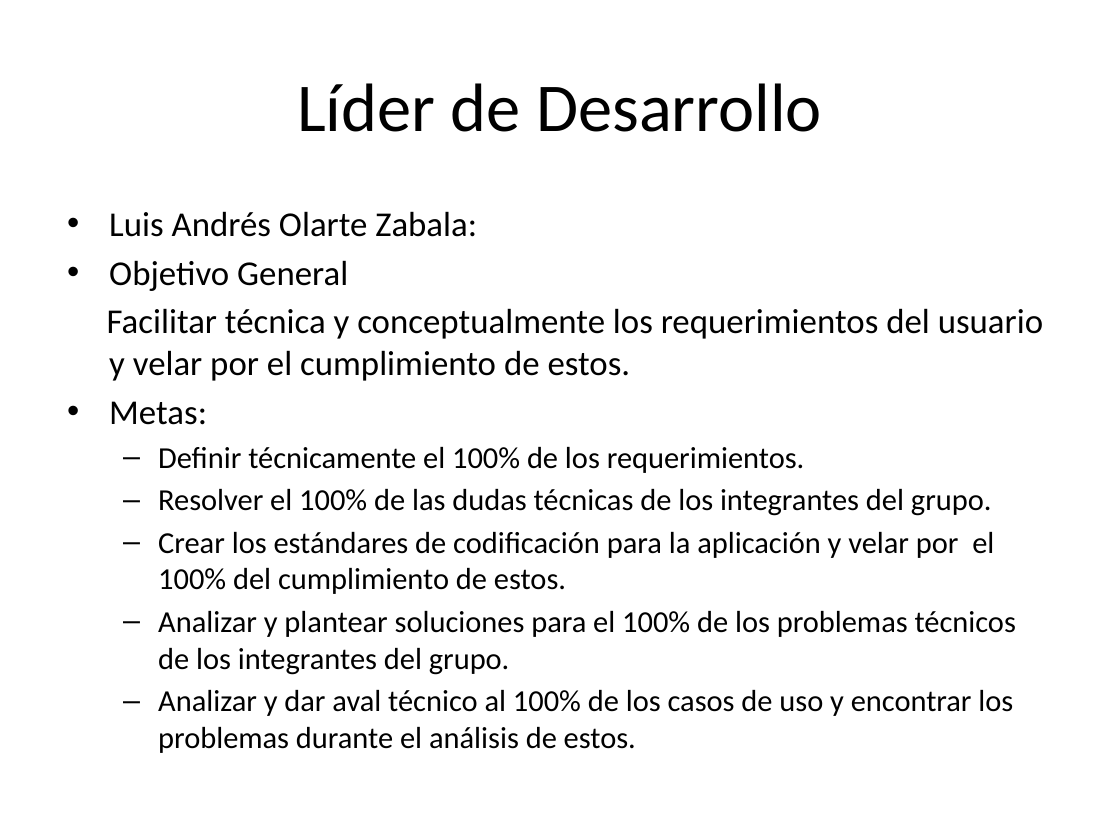
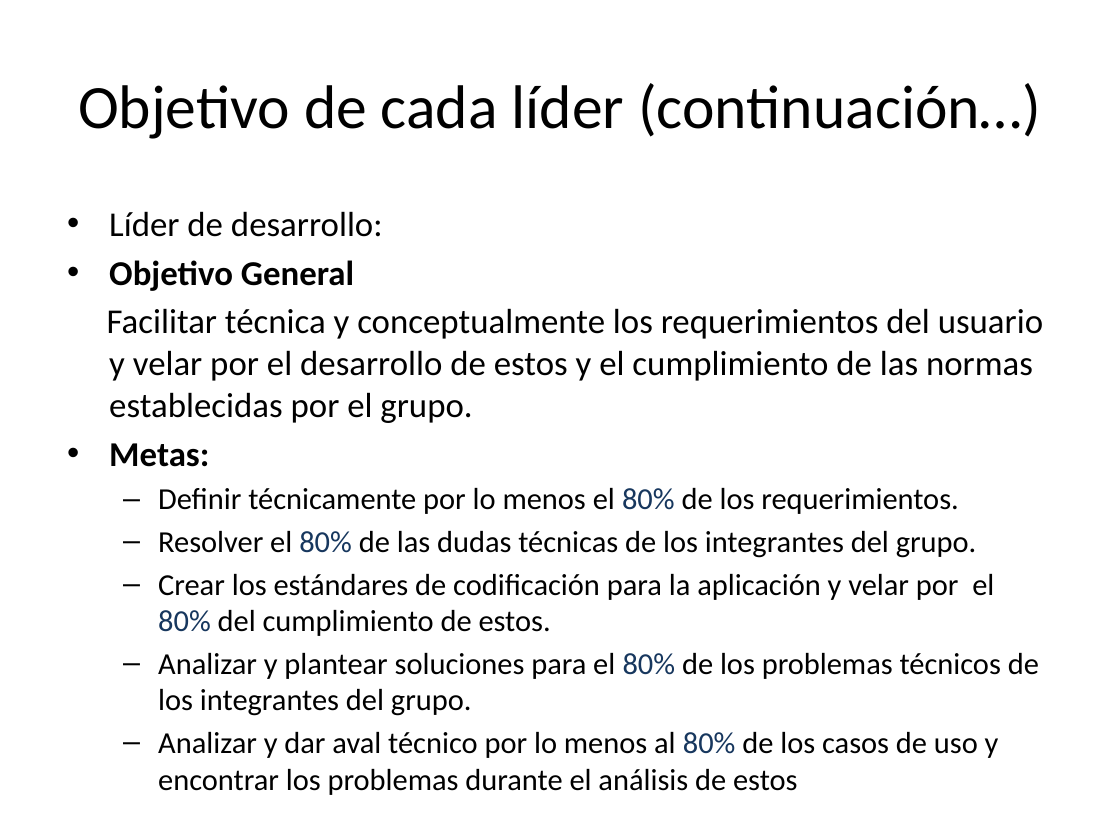
Before and after one commit to heberjp/proyecto-tsp-sistema-comidas-rapidas, a slide deck: slide 7 of 1 - Planeacion/2 - Estrategia/Vison General TCP.pptx (slide 13 before the commit). Drawn at 1120x840 pixels with LibreOffice and Linux fonts; fonts in the diff are those of the drawing. Boxes give left, top, right and bottom in pixels: in the first picture for what was removed or moved away, otherwise in the second. Text is boxed around its words. In the diff, an @@ line names an element or a change of style, - is before the commit and + after.

Commit message:
Se agregan de nuevo objetivos de desarrollo.

```diff
--- a/1 - Planeacion/2 - Estrategia/Vison General TCP.pptx
+++ b/1 - Planeacion/2 - Estrategia/Vison General TCP.pptx
@@ title at bbox=[78, 83, 1041, 139]: text changed; size 44 to 39.6 pt @@
-Líder de Desarrollo
+Objetivo de cada líder (continuación…)
@@ text at bbox=[109, 211, 383, 237]: text changed @@
-• Luis Andrés Olarte Zabala:
+• Líder de desarrollo:
@@ text at bbox=[109, 260, 354, 467]: bold on in "Objetivo General", "Metas:" @@
@@ text at bbox=[107, 308, 1043, 423]: text changed @@
-Facilitar técnica y conceptualmente los requerimientos del usuario y velar por el cumplimiento de estos.
+Facilitar técnica y conceptualmente los requerimientos del usuario y velar por el desarrollo de estos y el cumplimiento de las normas establecidas por el grupo.
@@ text at bbox=[158, 488, 1039, 758]: text changed @@
-  – Definir técnicamente el 100% de los requerimientos.
-  – Resolver el 100% de las dudas técnicas de los integrantes del grupo.
-  – Crear los estándares de codificación para la aplicación y velar por el 100% del cumplimiento de estos.
-  – Analizar y plantear soluciones para el 100% de los problemas técnicos de los integrantes del grupo.
-  – Analizar y dar aval técnico al 100% de los casos de uso y encontrar los problemas durante el análisis de estos.
+  – Definir técnicamente por lo menos el 80% de los requerimientos.
+  – Resolver el 80% de las dudas técnicas de los integrantes del grupo.
+  – Crear los estándares de codificación para la aplicación y velar por el 80% del cumplimiento de estos.
+  – Analizar y plantear soluciones para el 80% de los problemas técnicos de los integrantes del grupo.
+  – Analizar y dar aval técnico por lo menos al 80% de los casos de uso y encontrar los problemas durante el análisis de estos
```
Also in this commit, not shown: 1 slide added, 1 slide removed.
